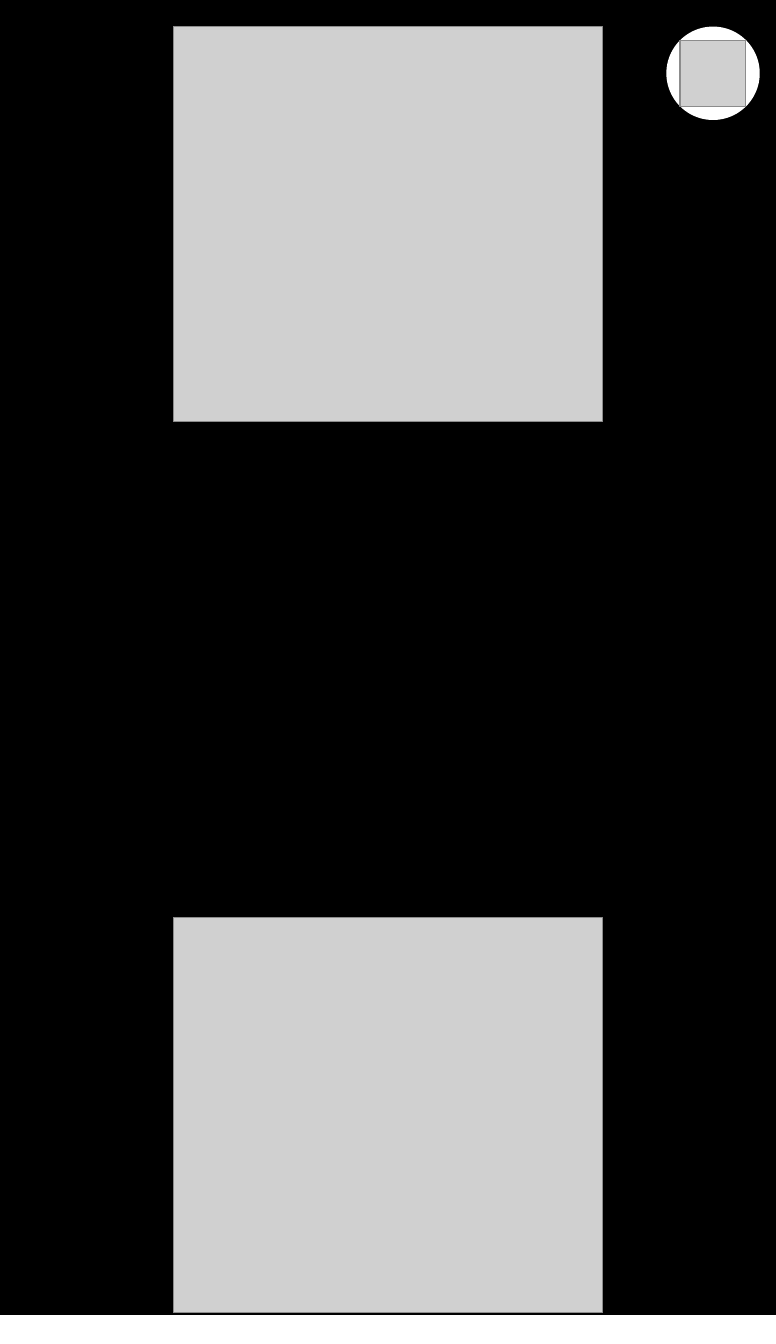
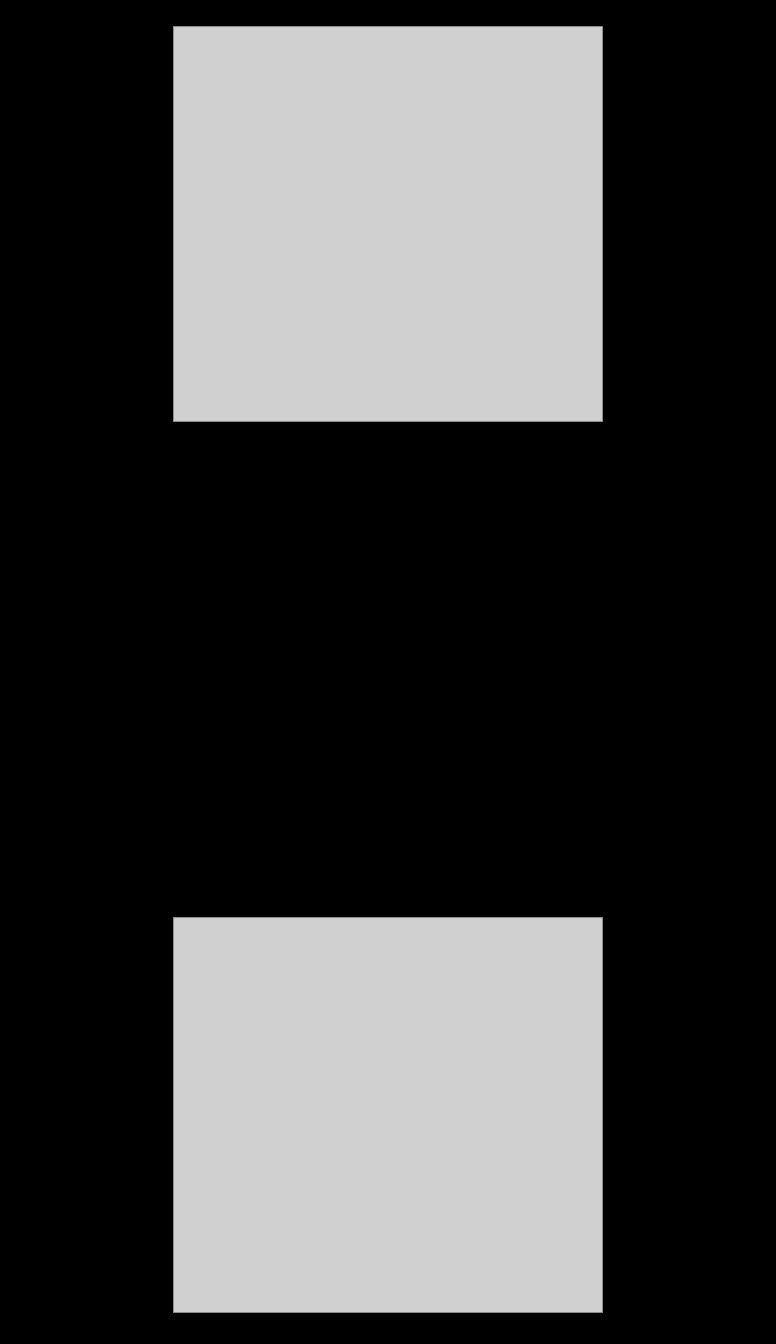
Before and after one commit to victordelrosal/hit, a slide deck: slide 1 of misc/cover2.pptx. Drawn at 776x1344 pixels with LibreOffice and Linux fonts; fonts in the diff are those of the drawing; grey boxes stand for pictures. Boxes give left, top, right and bottom in pixels: in the first picture for what was removed or moved away, otherwise in the second. Text is boxed around its words. In the diff, an @@ line names an element or a change of style, - is before the commit and + after.

```diff
--- a/misc/cover2.pptx
+++ b/misc/cover2.pptx
@@ rectangle: place and size @@
-rectangle at [0,0,776,1314]
+rectangle at [0,0,776,1344]
@@ ellipse removed at [666,27,759,120] @@
@@ picture removed at [680,40,746,107] @@
```
Also in this commit, not shown: 3 other files.
